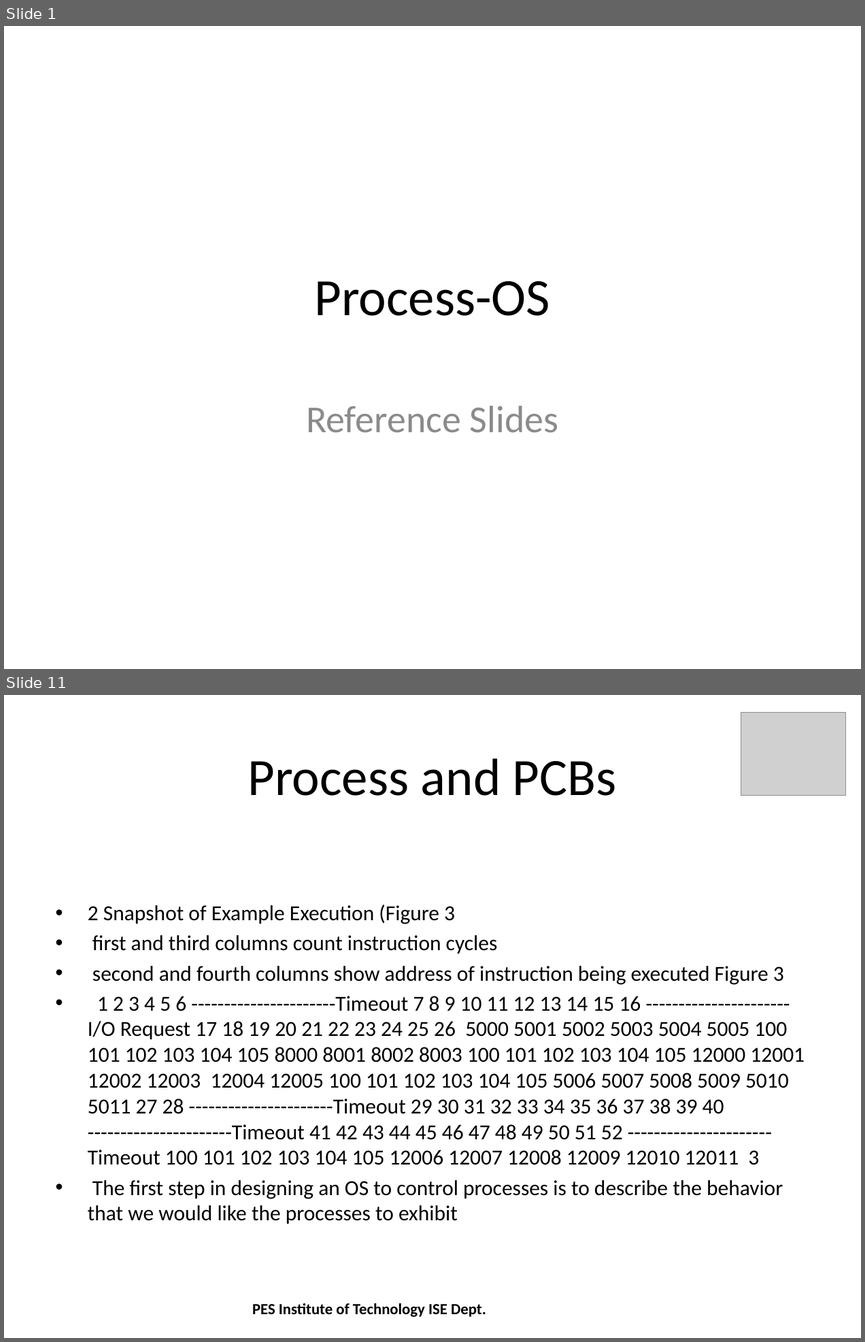
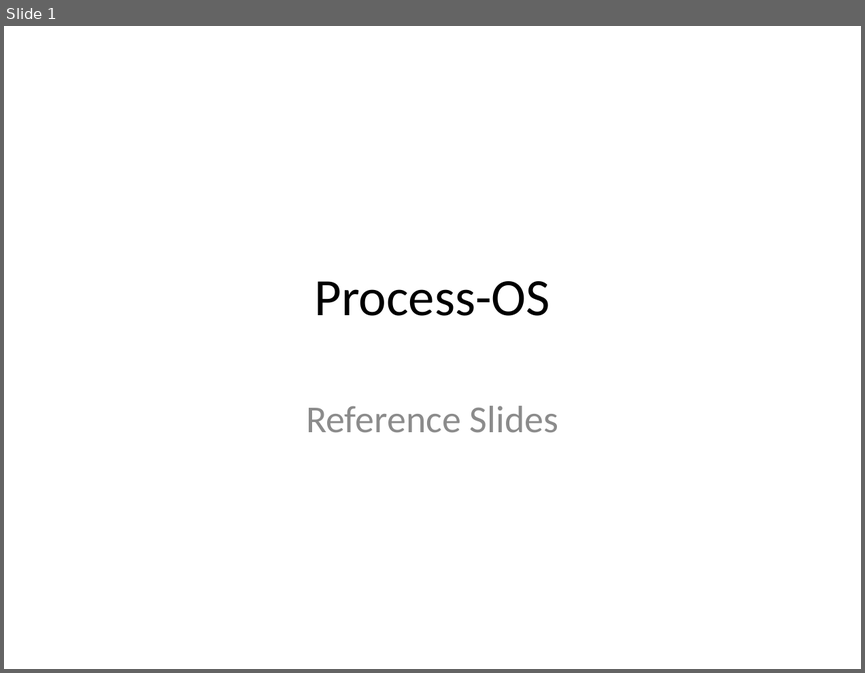
Before and after one commit to shreyasrkarthik/AutomaticSlidesGeneration, a slide deck: prototype/src/process.pptx. Shown one above the other, each under a label of ours: slides 1 and 11 before the commit, slide 1 after it; the slides between them are not shown. The pictures are 865x1342 and 865x673 pixels, drawn with LibreOffice and Linux fonts; fonts in the diff are those of the drawing; grey boxes stand for pictures. Boxes give left, top, right and bottom in pixels: in the first picture for what was removed or moved away, otherwise in the second. Text is boxed around its words. In the diff, an @@ line names an element or a change of style, - is before the commit and + after.

Commit message:
Using Keywords as title for individual slides

```diff
--- a/prototype/src/process.pptx
+++ b/prototype/src/process.pptx
@@ slide 11 removed at box(4, 695, 861, 1338), background #FFFFFF @@
@@ picture removed at box(741, 712, 845, 795) @@
@@ title removed at box(247, 758, 617, 796) @@
-Process and PCBs
@@ text removed at box(88, 904, 804, 1223) @@
-• 2 Snapshot of Example Execution (Figure 3
-• first and third columns count instruction cycles
-• second and fourth columns show address of instruction being executed Figure 3
-• 1 2 3 4 5 6 ----------------------Timeout 7 8 9 10 11 12 13 14 15 16 ----------------------I/O Request 17 18 19 20 21 22 23 24 25 26 5000 5001 5002 5003 5004 5005 100 101 102 103 104 105 8000 8001 8002 8003 100 101 102 103 104 105 12000 12001 12002 12003 12004 12005 100 101 102 103 104 105 5006 5007 5008 5009 5010 5011 27 28 ----------------------Timeout 29 30 31 32 33 34 35 36 37 38 39 40 ----------------------Timeout 41 42 43 44 45 46 47 48 49 50 51 52 ----------------------Timeout 100 101 102 103 104 105 12006 12007 12008 12009 12010 12011 3
-• The first step in designing an OS to control processes is to describe the behavior that we would like the processes to exhibit
@@ text removed at box(252, 1303, 486, 1317) @@
-PES Institute of Technology ISE Dept.
```
Also in this commit, not shown: 6 slides changed, 18 other slides removed, 1 other file.
